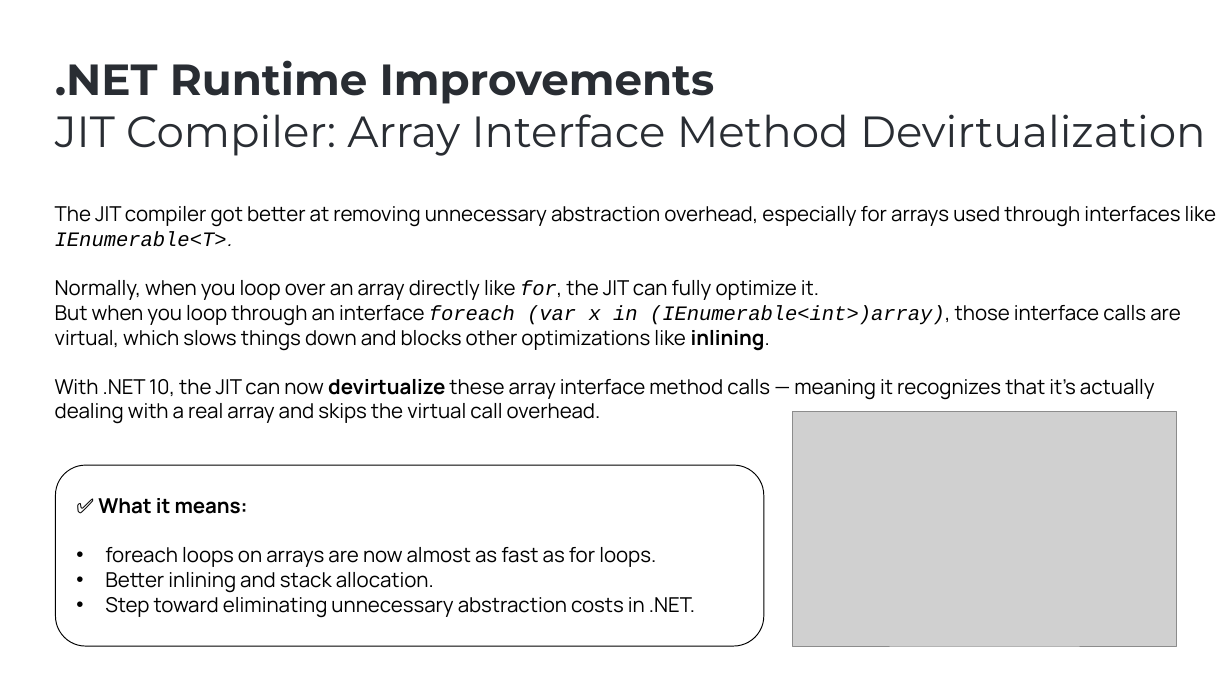
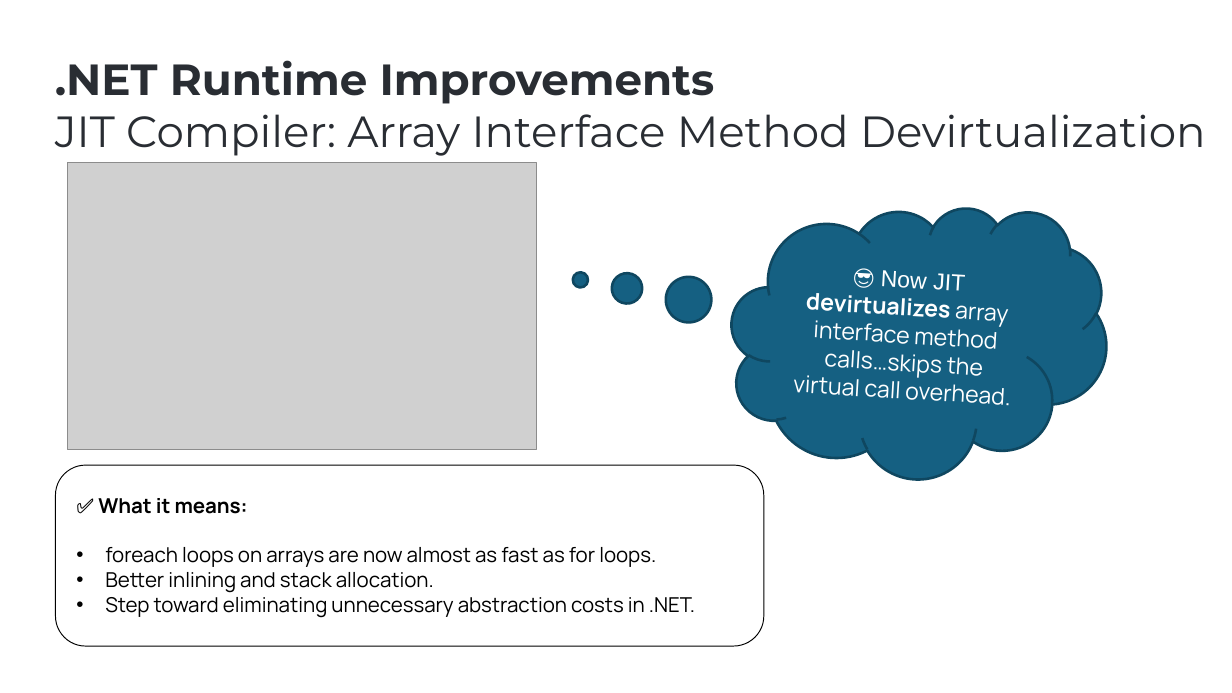
Before and after one commit to ebicoglu/presentations, a slide deck: slide 15 of abp-community-talks-2025.09.pptx (slide 16 before the commit). Drawn at 1232x693 pixels with LibreOffice and Linux fonts; fonts in the diff are those of the drawing; grey boxes stand for pictures; background and template pictures are left out. Boxes give left, top, right and bottom in pixels: in the first picture for what was removed or moved away, otherwise in the second. Text is boxed around its words. In the diff, an @@ line names an element or a change of style, - is before the commit and + after.

```diff
--- a/abp-community-talks-2025.09.pptx
+++ b/abp-community-talks-2025.09.pptx
@@ picture: place and size @@
-picture at [793,411,1177,646]
+picture at [67,163,536,449]
@@ text removed at [55,206,1216,424] @@
-The JIT compiler got better at removing unnecessary abstraction overhead, especially for arrays used through interfaces like IEnumerable<T>.
-Normally, when you loop over an array directly like for, the JIT can fully optimize it.
-But when you loop through an interface foreach (var x in (IEnumerable<int>)array), those interface calls are virtual, which slows things down and blocks other optimizations like inlining.
-With .NET 10, the JIT can now devirtualize these array interface method calls — meaning it recognizes that it’s actually dealing with a real array and skips the virtual call overhead.
@@ thought cloud added at [723,194,1115,490], fill #156082, outline #104760 2 pt, 18 pt, text #FFFFFF @@
+😎 Now JIT devirtualizes array interface method calls…skips the virtual call overhead.
```
Also in this commit, not shown: 10 other slides changed, 1 slide removed.
